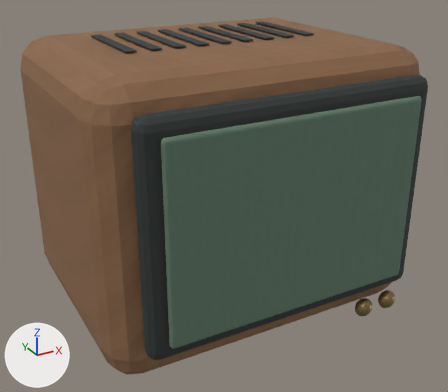
One commit to the Blender file keepsake/art/furniture/crt-2.blend: the scene before it, then after it.
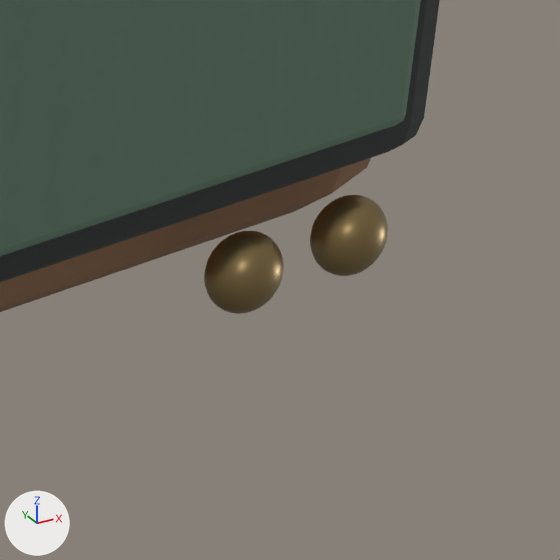
Each version is shown whole from a 50 mm lens placed at (-0.3285, -0.6018, 0.453), pointed at (0.0004, -0.0037, 0.154), then close up on the part from 69% to 97% of the width and 63% to 94% of the height. Every picture has the same lights, and +X, +Y and +Z are marked at lower left. The last two pictures show the newer version.

The first close-up shows 'Control knob', 'Control knob.001', 'Rounded CRT body', 'Screen bezel', 'Screen surface'.
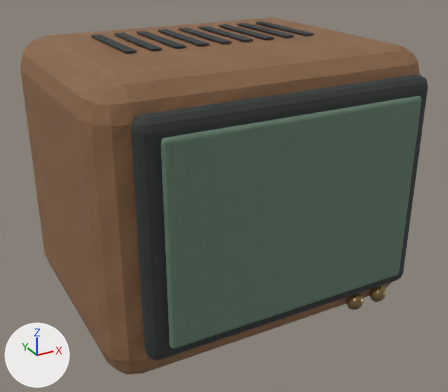
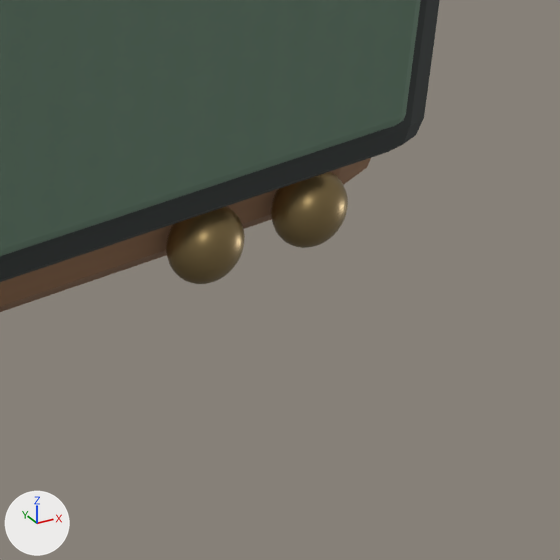
Diff of the bpy script that builds the scene:
```diff
--- a/keepsake/art/furniture/crt-2.blend.py
+++ b/keepsake/art/furniture/crt-2.blend.py
@@ ob_control_knob @@
 ob_control_knob = bpy.data.objects.new('Control knob', me_sphere_006)
-ob_control_knob.location = (0.105, -0.148, 0.047)
+ob_control_knob.location = (0.105, -0.133, 0.047)
 ob_control_knob.scale = (0.011, 0.008, 0.011)
@@ ob_control_knob_001 @@
 ob_control_knob_001 = bpy.data.objects.new('Control knob.001', me_sphere_007)
-ob_control_knob_001.location = (0.14, -0.148, 0.047)
+ob_control_knob_001.location = (0.14, -0.133, 0.047)
 ob_control_knob_001.scale = (0.011, 0.008, 0.011)
```

Pixel boxes [x1, y1, x2, y2] of what changed, in the close-ups (560 x 560 px):
'Control knob', moved
    before: [204, 231, 284, 314]
    after: [166, 207, 245, 284]
'Control knob.001', moved
    before: [310, 195, 388, 276]
    after: [271, 172, 348, 248]
